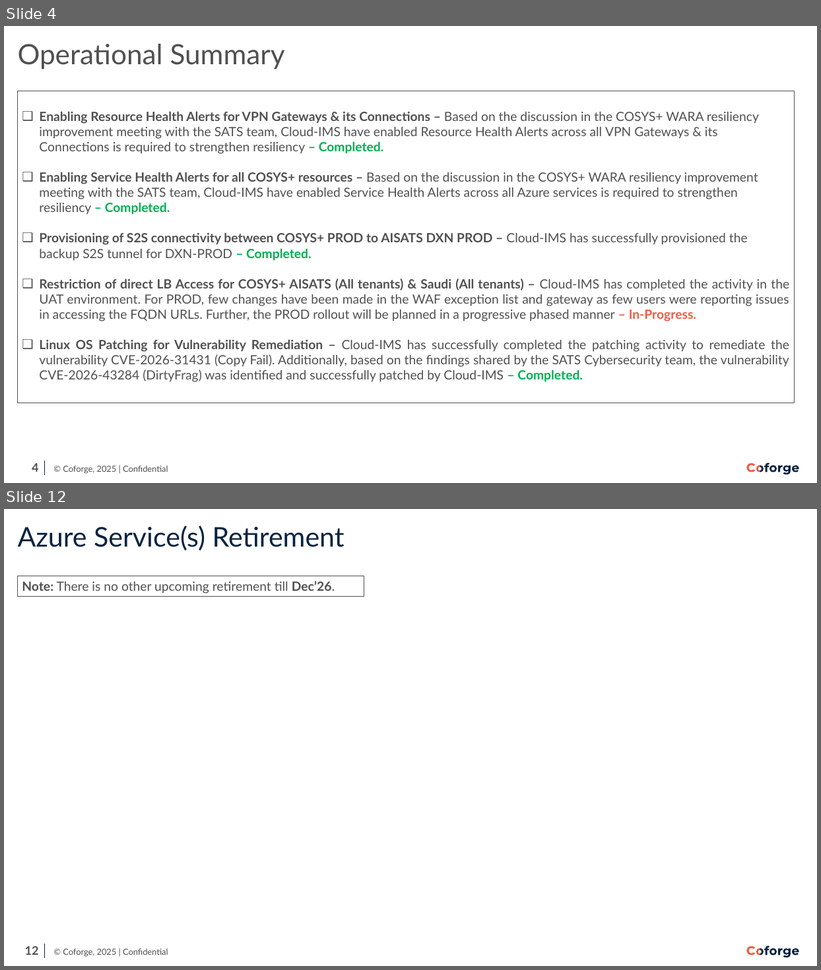
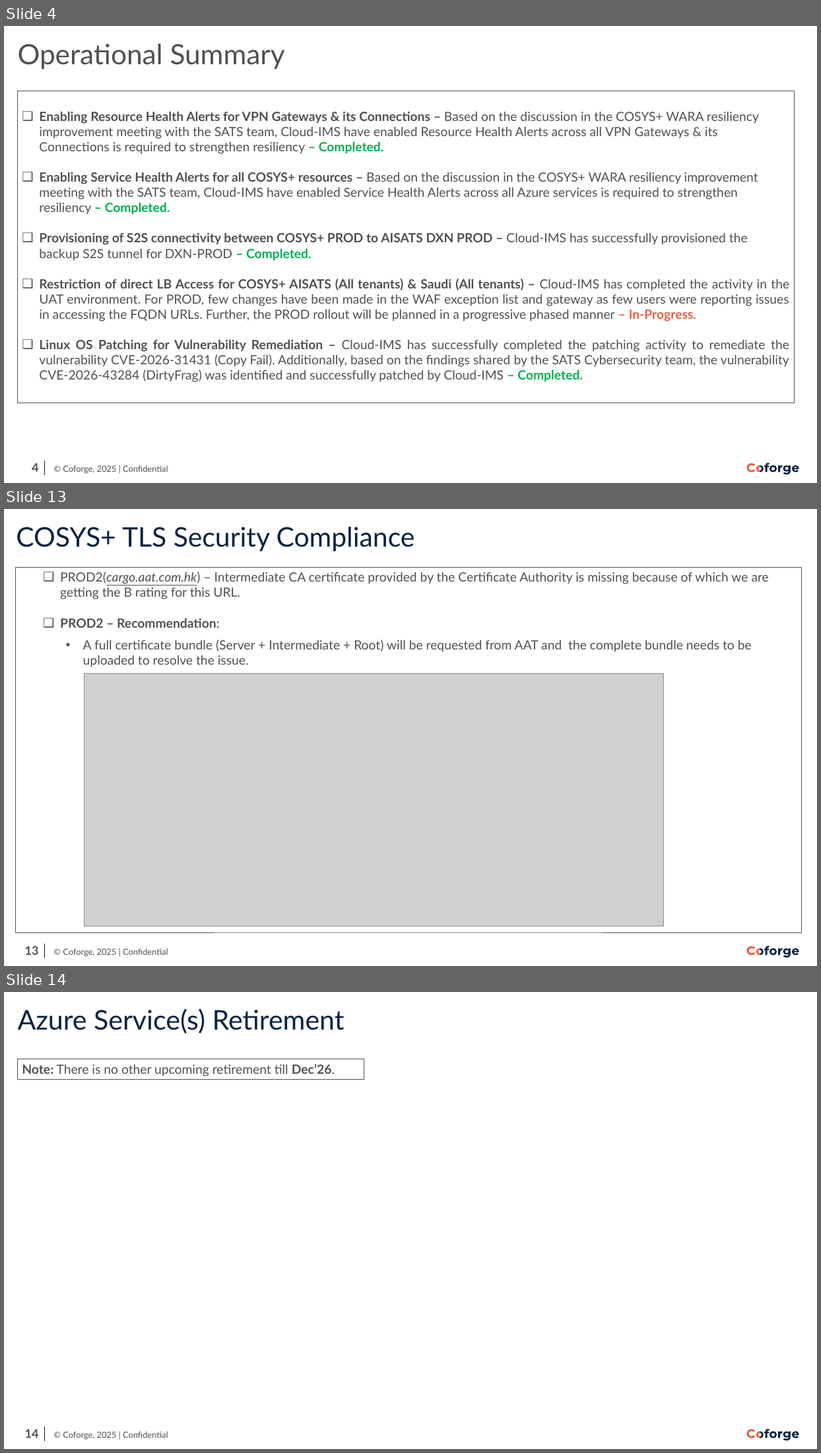
Before and after one commit to Ashu-tosh-Padhi/AshutoshPortfolio, a slide deck: SATS_Bi-Monthly Infra Review_June'26.pptx. Shown one above the other, each under a label of ours: slides 4 and 12 before the commit, slides 4, 13 and 14 after it; the slides between them are not shown. The pictures are 821x970 and 821x1453 pixels, drawn with LibreOffice and Linux fonts; fonts in the diff are those of the drawing; grey boxes stand for pictures; background and template pictures are left out. Boxes give left, top, right and bottom in pixels: in the first picture for what was removed or moved away, otherwise in the second. Text is boxed around its words. In the diff, an @@ line names an element or a change of style, - is before the commit and + after.

```diff
--- a/SATS_Bi-Monthly Infra Review_June'26.pptx
+++ b/SATS_Bi-Monthly Infra Review_June'26.pptx
@@ slide 13 added at <box>4,509,817,966</box>, background #FFFFFF; not listed: 11 template elements that a slide beside it also shows @@
@@ title added at <box>16,527,415,551</box>, 42.5 pt, text #082340 @@
+COSYS+ TLS Security Compliance
@@ rectangle added at <box>15,567,801,933</box>, outline #505050 1 pt, 20 pt, text #505050 @@
+  ❑ PROD2(cargo.aat.com.hk) – Intermediate CA certificate provided by the Certificate Authority is missing because of which we are getting the B rating for this URL.
+  ❑ PROD2 – Recommendation:
+    • A full certificate bundle (Server + Intermediate + Root) will be requested from AAT and the complete bundle needs to be uploaded to resolve the issue.
@@ picture added at <box>84,673,664,926</box> @@
@@ what was slide 12 is now slide 14 @@
@@ page number at <box>25,1430,39,1438</box>: text changed @@
-12
+14
```
Also in this commit, not shown: 7 slides changed, 3 other slides added, 2 slides removed.
